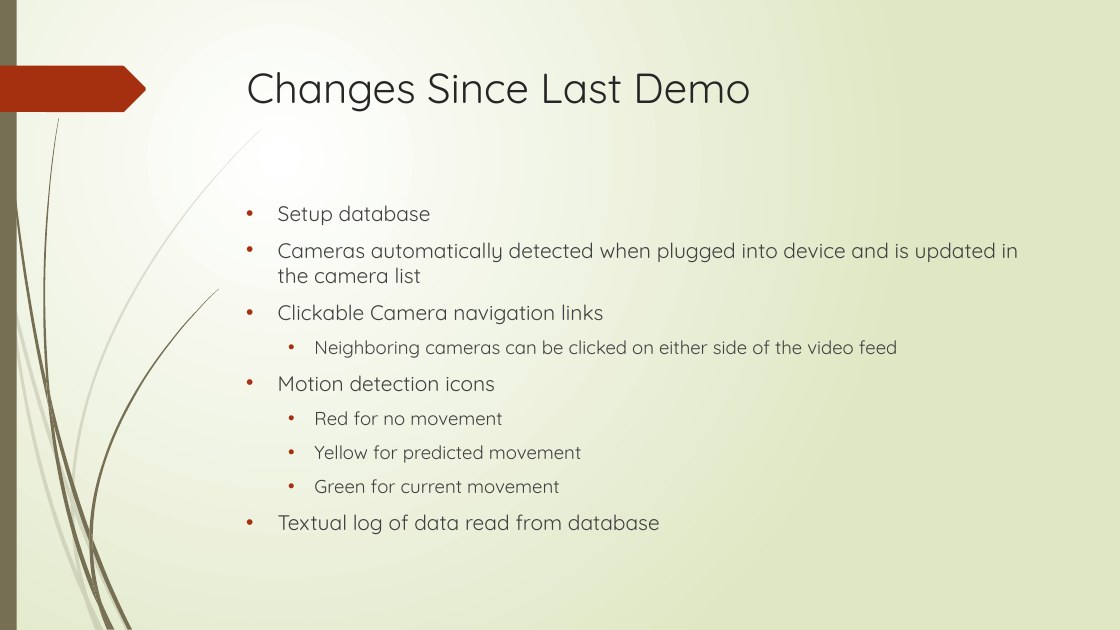
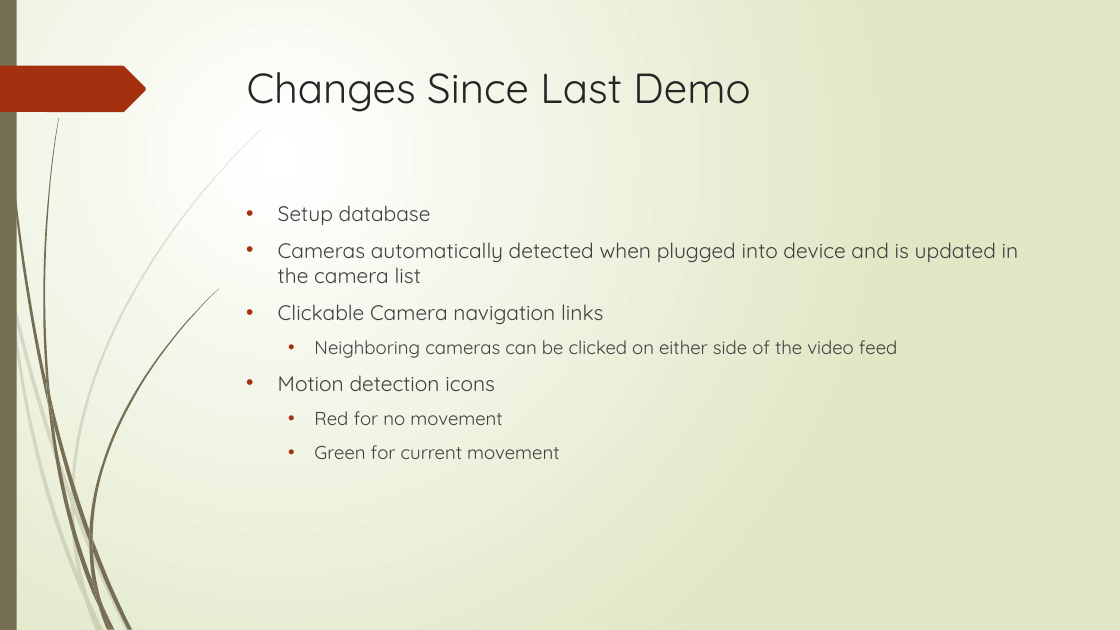
Before and after one commit to JordanStickley/Person_Identification, a slide deck: slide 3 of Demo_2_PowerPoint.pptx. Drawn at 1120x630 pixels with LibreOffice and Linux fonts; fonts in the diff are those of the drawing. Boxes give left, top, right and bottom in pixels: in the first picture for what was removed or moved away, otherwise in the second. Text is boxed around its words. In the diff, an @@ line names an element or a change of style, - is before the commit and + after.

```diff
--- a/Demo_2_PowerPoint.pptx
+++ b/Demo_2_PowerPoint.pptx
@@ text at (314,445,581,463): paragraph removed @@
-  • Yellow for predicted movement
@@ text at (278,514,660,534): paragraph removed @@
-• Textual log of data read from database
```
Also in this commit, not shown: 4 other slides changed, 3 other files.
